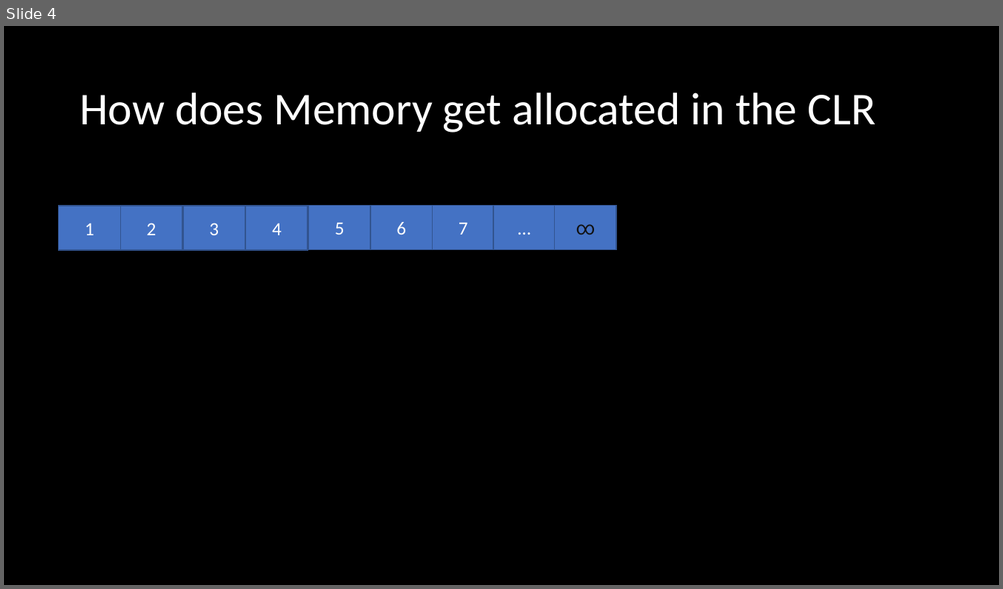
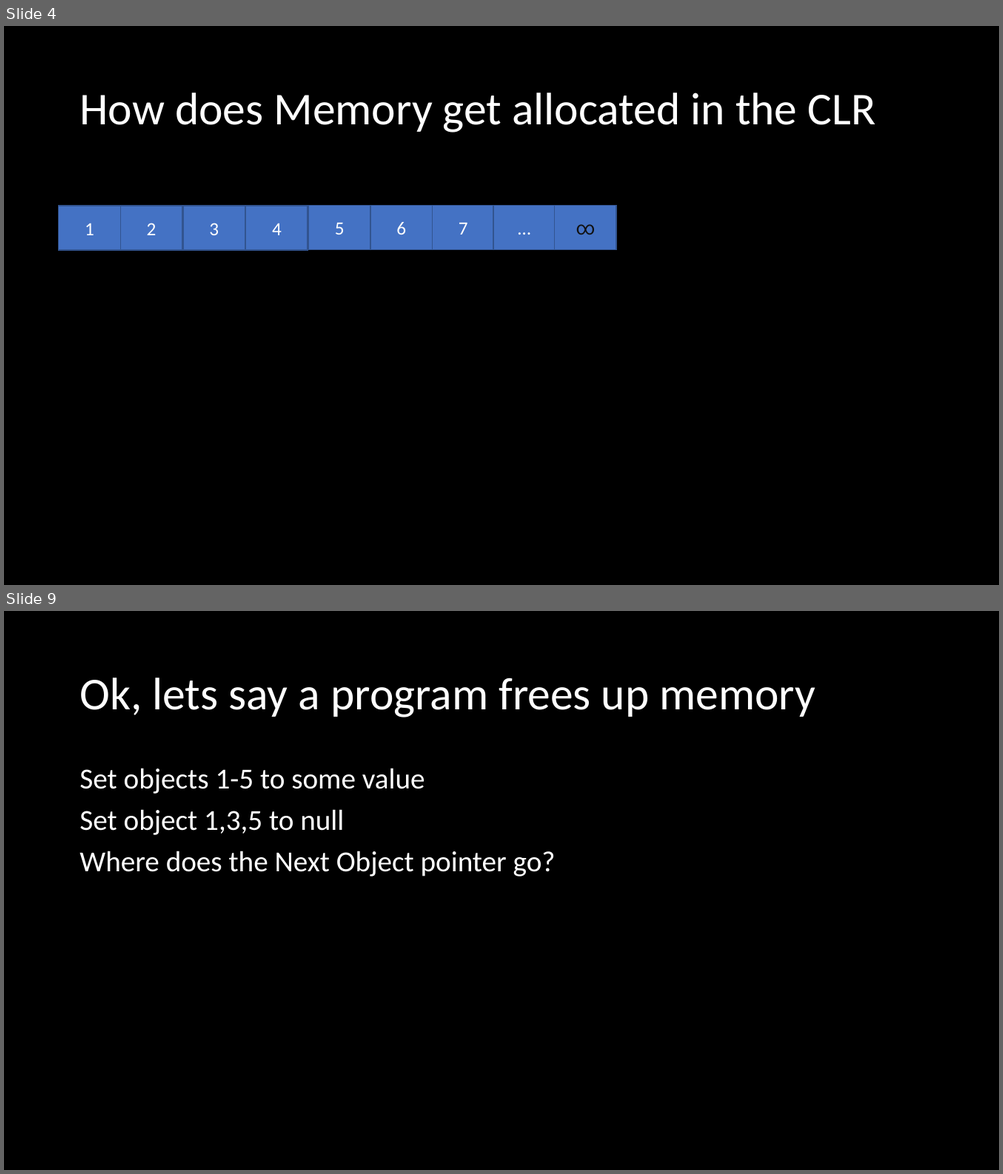
Before and after one commit to microsoft/Flash_University, a slide deck: CLR_via_CSharp/21_GarbageCollection/21_GarbageCollection.pptx. Shown one above the other, each under a label of ours: slide 4 before the commit, slides 4 and 9 after it; the slides between them are not shown. The pictures are 1003x589 and 1003x1174 pixels, drawn with LibreOffice and Linux fonts; fonts in the diff are those of the drawing. Boxes give left, top, right and bottom in pixels: in the first picture for what was removed or moved away, otherwise in the second. Text is boxed around its words. In the diff, an @@ line names an element or a change of style, - is before the commit and + after.

```diff
--- a/CLR_via_CSharp/21_GarbageCollection/21_GarbageCollection.pptx
+++ b/CLR_via_CSharp/21_GarbageCollection/21_GarbageCollection.pptx
@@ slide 9 added at <box>4,611,999,1170</box>, background #000000 @@
@@ title added at <box>79,678,816,718</box>, 44 pt, text #FFFFFF @@
+Ok, lets say a program frees up memory
@@ text added at <box>79,768,555,877</box>, 28 pt, text #FFFFFF @@
+Set objects 1-5 to some value
+Set object 1,3,5 to null
+Where does the Next Object pointer go?
```
Also in this commit, not shown: 1 slide changed, 14 other slides added.
